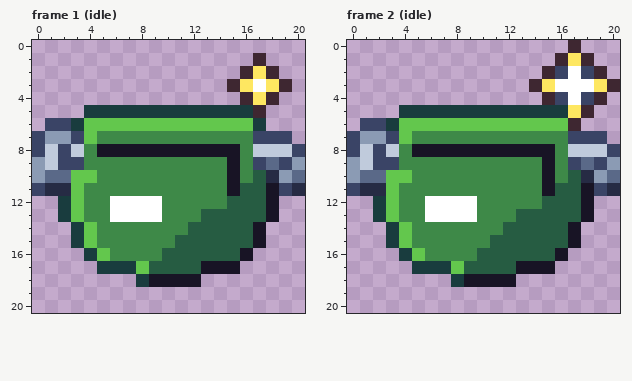
Edited in one commit: pixel-art file (art/drops/drop-fanny-pack@88.aseprite). Above: the version before the commit.
21x21 pixels, 2 frames. Shown: frame 1 (idle), frame 2 (idle).
And afterwards:
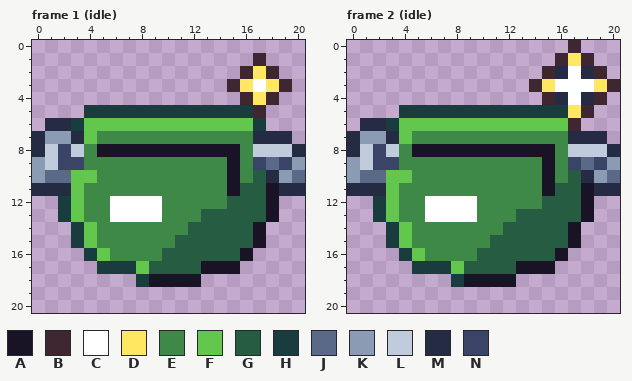
Palette (. is transparent): A #181425  B #3e2731  C #ffffff  D #fee761  E #3e8948  F #63c74d  G #265c42  H #193c3e  J #5a6988  K #8b9bb4  L #c0cbdc  M #262b44  N #3a4466
Edits made:
Frame 1 (idle):
y 6: x 1..2 NN -> MM
y 7: x 0 N -> M; x 3 N -> M; x 17..19 NNN -> MMM
y 8: x 0 N -> M; x 20 N -> M
y 11: x 0 N -> M; x 19 N -> M
Frame 2 (idle):
y 2: x 16 N -> M; x 18 N -> M
y 4: x 16 N -> M; x 18 N -> M
y 6: x 1..2 NN -> MM
y 7: x 0 N -> M; x 3 N -> M; x 17..19 NNN -> MMM
y 8: x 0 N -> M; x 20 N -> M
y 11: x 0 N -> M; x 19 N -> M
Pixel boxes of the changes (left, top, right, bottom) in both pictures:
changed: (32, 118, 84, 196)
changed: (253, 131, 305, 196)
changed: (555, 66, 620, 196)
changed: (347, 118, 399, 196)
